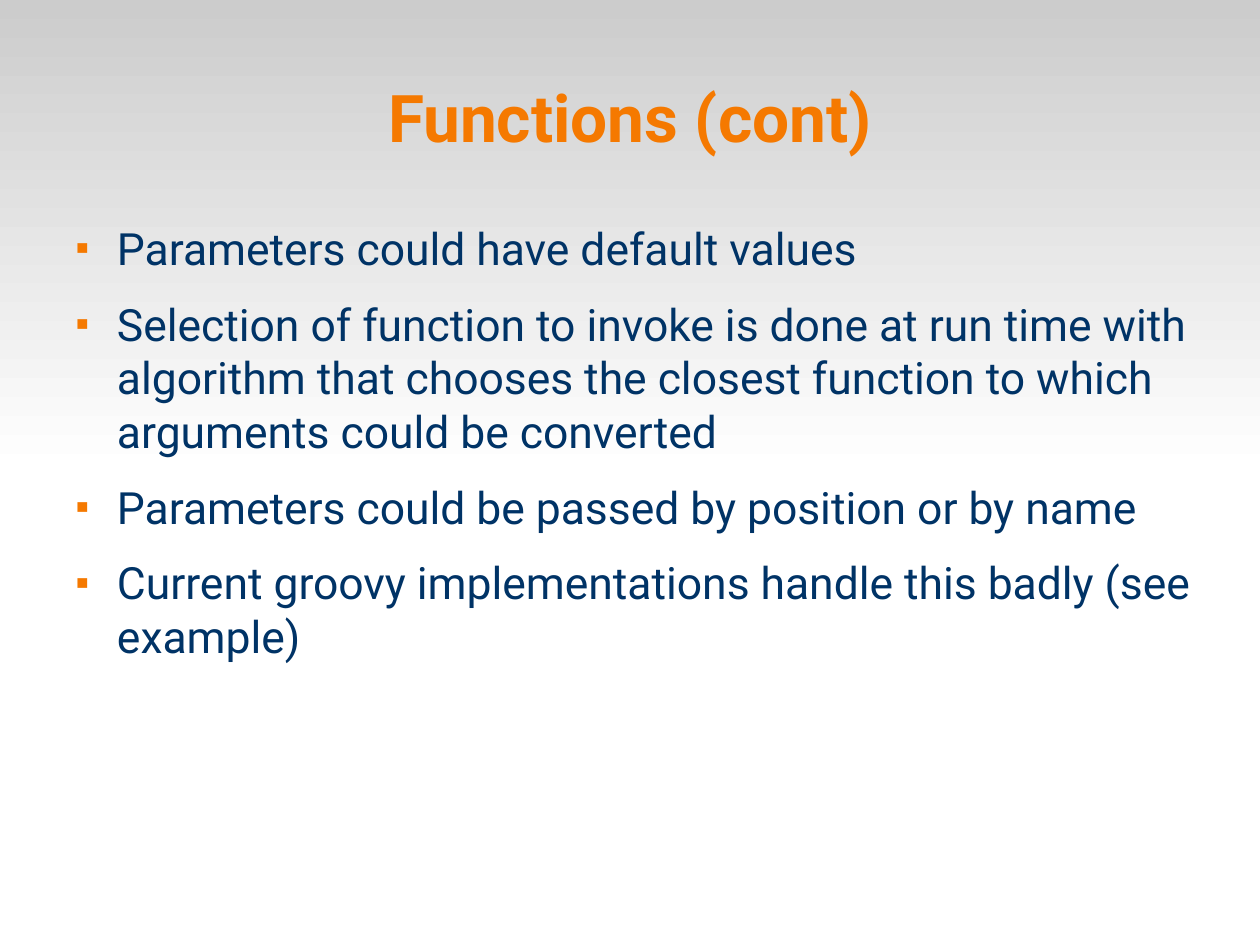
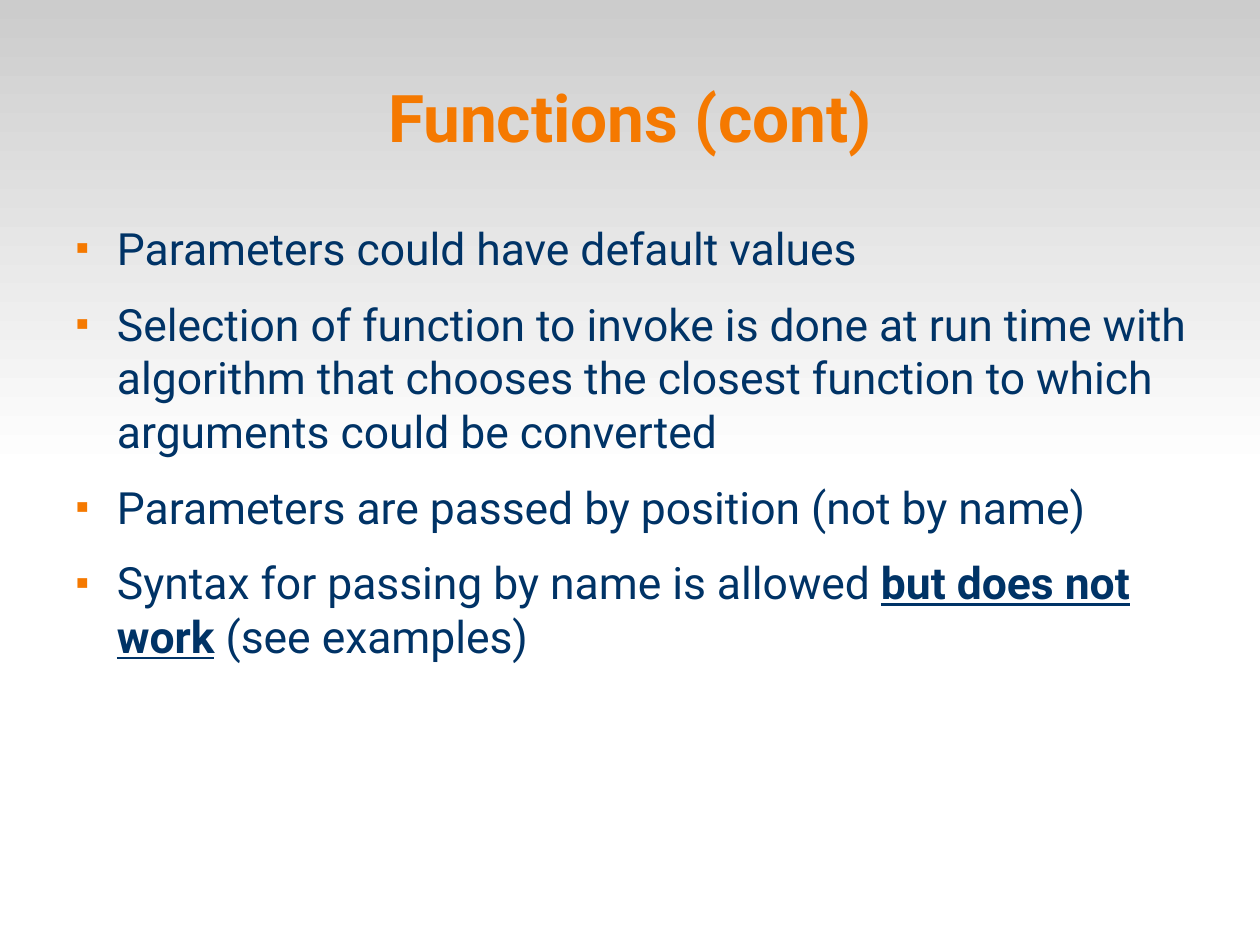
Before and after one commit to veltzer/demos, a slide deck: slide 10 of groovy/groovy.odp. Drawn at 1260x945 pixels with LibreOffice and Linux fonts; fonts in the diff are those of the drawing. Boxes give left, top, right and bottom in pixels: in the first picture for what was removed or moved away, otherwise in the second. Text is boxed around its words. In the diff, an @@ line names an element or a change of style, - is before the commit and + after.

```diff
--- a/groovy/groovy.odp
+++ b/groovy/groovy.odp
@@ text at box(117, 488, 1130, 663): text changed @@
-■ Parameters could be passed by position or by name
-■ Current groovy implementations handle this badly (see example)
+■ Parameters are passed by position (not by name)
+■ Syntax for passing by name is allowed but does not work (see examples)
```
Also in this commit, not shown: 1 other slide changed, 2 other files.
